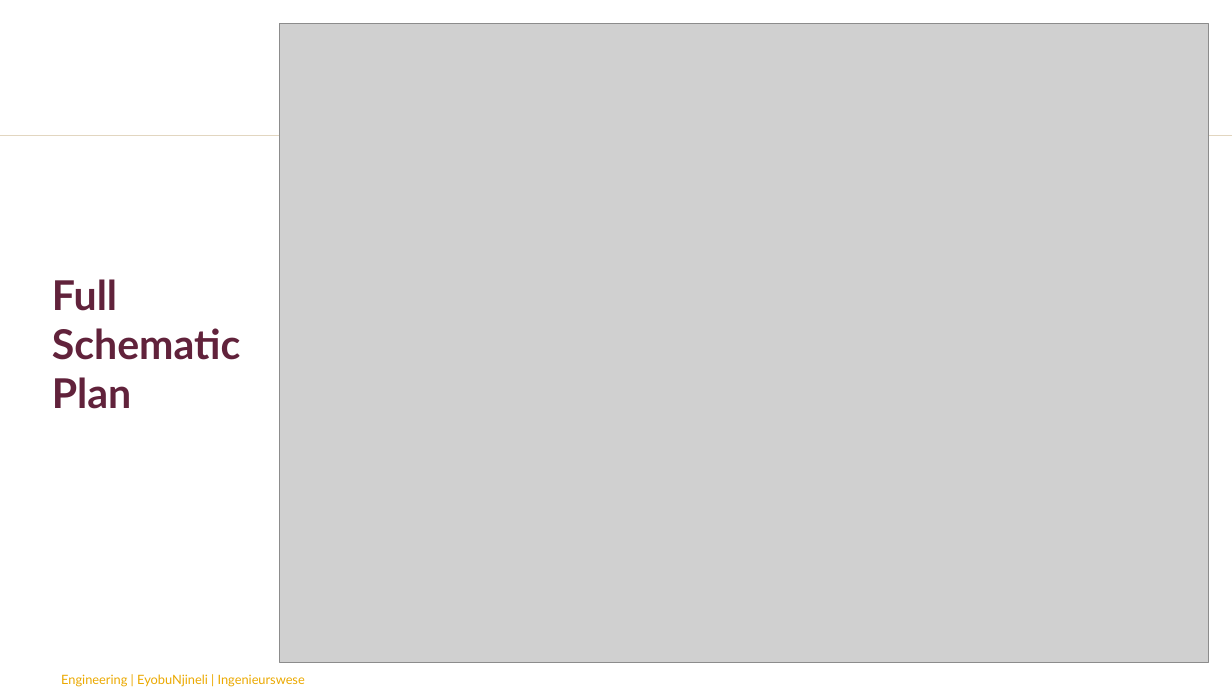
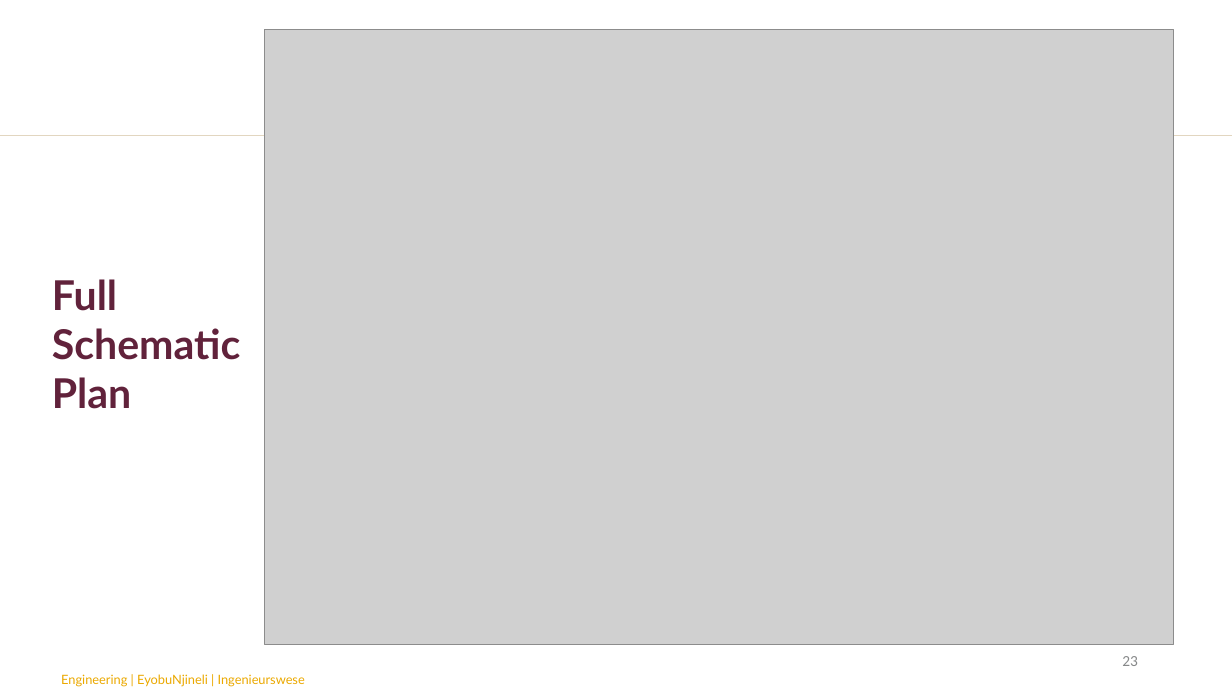
Before and after one commit to chanelleblan/SumobotSkripsie, a slide deck: slide 23 of Presentations/Final_present.pptx (slide 22 before the commit). Drawn at 1232x693 pixels with LibreOffice and Linux fonts; fonts in the diff are those of the drawing; grey boxes stand for pictures; background and template pictures are left out. Boxes give left, top, right and bottom in pixels: in the first picture for what was removed or moved away, otherwise in the second. Text is boxed around its words. In the diff, an @@ line names an element or a change of style, - is before the commit and + after.

```diff
--- a/Presentations/Final_present.pptx
+++ b/Presentations/Final_present.pptx
@@ picture: place and size @@
-picture at <box>279,24,1209,663</box>
+picture at <box>264,30,1174,644</box>
@@ page number added at <box>1122,656,1138,666</box>, 12 pt, text #878A8B @@
+23
```
Also in this commit, not shown: 14 other slides changed, 8 slides added, 6 slides removed.
